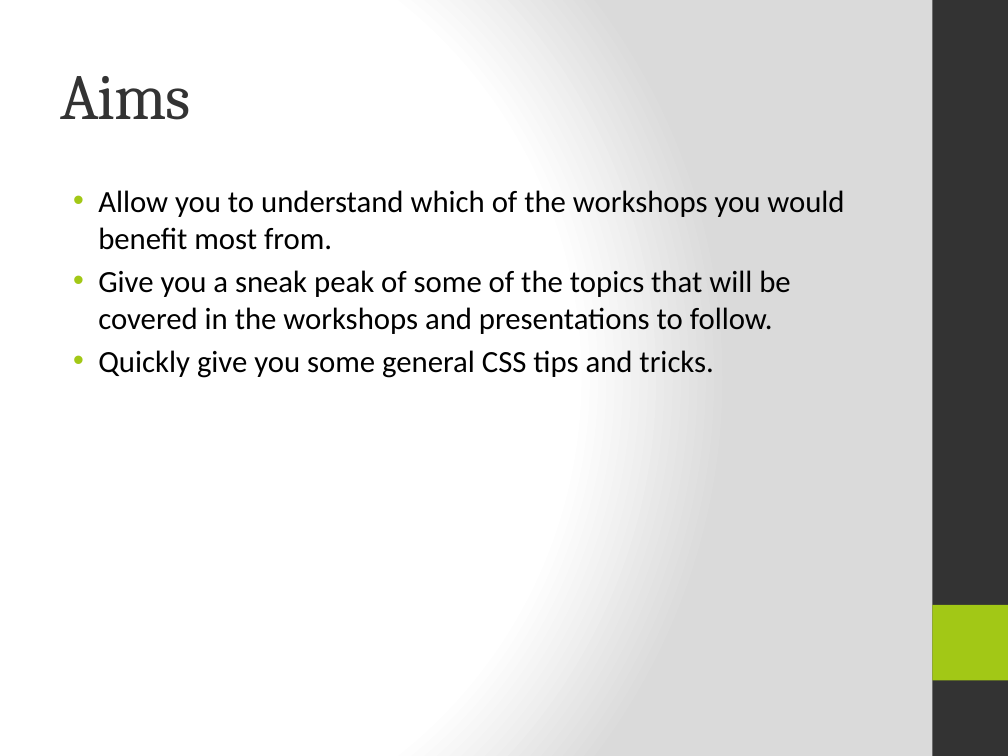
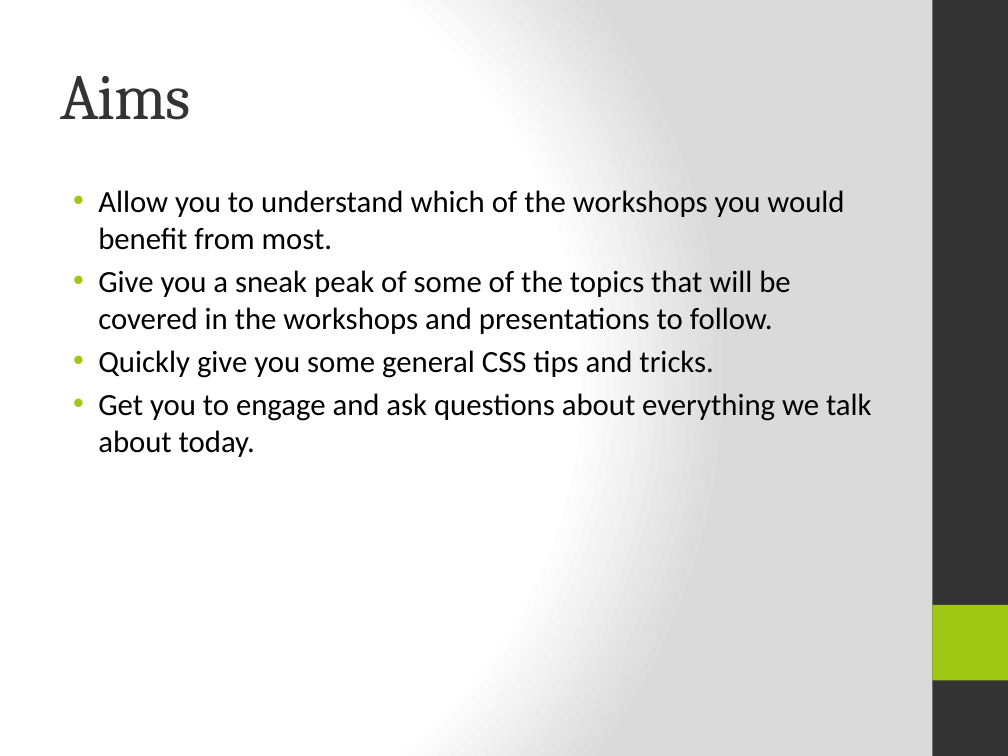
Before and after one commit to TimPerry/css-training, a slide deck: slide 2 of CSS_Taster.pptx. Drawn at 1008x756 pixels with LibreOffice and Linux fonts; fonts in the diff are those of the drawing. Boxes give left, top, right and bottom in pixels: in the first picture for what was removed or moved away, otherwise in the second. Text is boxed around its words. In the diff, an @@ line names an element or a change of style, - is before the commit and + after.

Commit message:
typos and all that

```diff
--- a/CSS_Taster.pptx
+++ b/CSS_Taster.pptx
@@ text at <box>98,190,844,250</box>: text changed @@
-• Allow you to understand which of the workshops you would benefit most from.
+• Allow you to understand which of the workshops you would benefit from most.
@@ text at <box>98,393,872,457</box>: paragraph added @@
+• Get you to engage and ask questions about everything we talk about today.
```
Also in this commit, not shown: 6 other slides changed.
